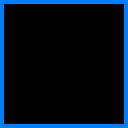
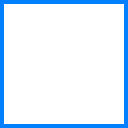
Before/after of a 128x128 layered artwork. What changed in the layer stack:
added layer "Capa 2" above "Capa 1" over [4, 4, 124, 124]
painted on "Capa 1" over [4, 4, 124, 124]
